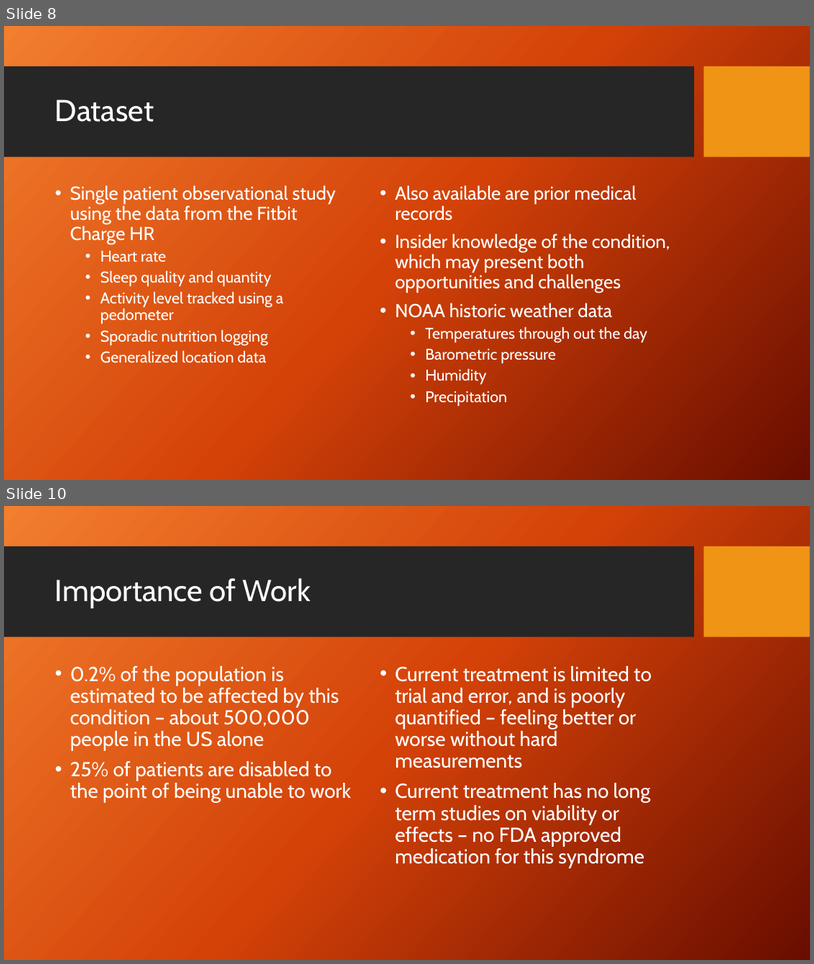
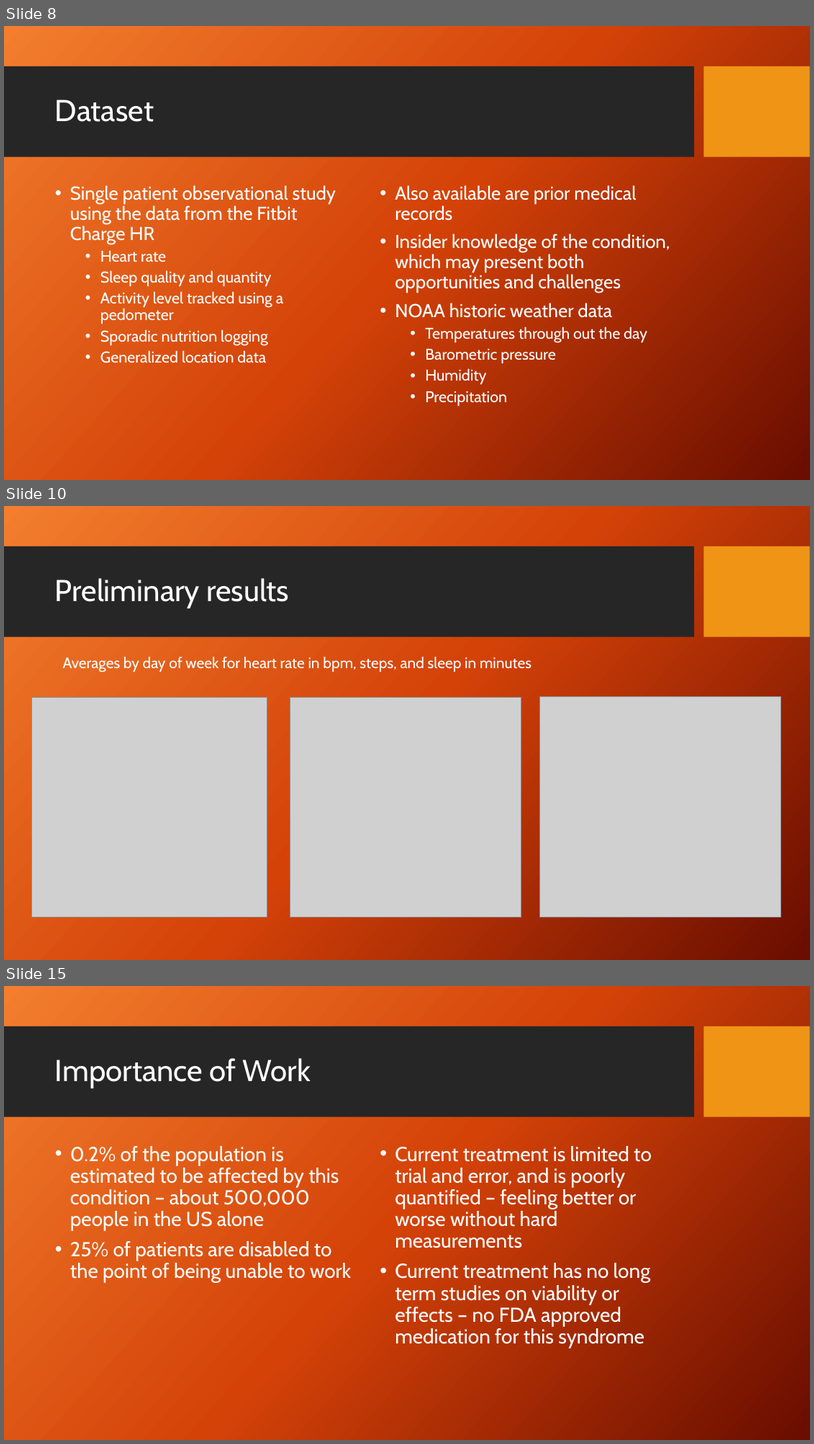
Before and after one commit to julielinx/Practicum1, a slide deck: Practicum 1 presentation.pptx. Shown one above the other, each under a label of ours: slides 8 and 10 before the commit, slides 8, 10 and 15 after it; the slides between them are not shown. The pictures are 814x964 and 814x1444 pixels, drawn with LibreOffice and Linux fonts; fonts in the diff are those of the drawing; grey boxes stand for pictures; background and template pictures are left out. Boxes give left, top, right and bottom in pixels: in the first picture for what was removed or moved away, otherwise in the second. Text is boxed around its words. In the diff, an @@ line names an element or a change of style, - is before the commit and + after.

```diff
--- a/Practicum 1 presentation.pptx
+++ b/Practicum 1 presentation.pptx
@@ slide 10 added at (x1=4, y1=506, x2=810, y2=960), background picture (left out); not listed: 2 template elements that a slide beside it also shows @@
@@ title added at (x1=55, y1=578, x2=289, y2=608), 36 pt, text #FFFFFF @@
+Preliminary results
@@ text added at (x1=63, y1=656, x2=532, y2=672), 18 pt, text #FFFFFF @@
+Averages by day of week for heart rate in bpm, steps, and sleep in minutes
@@ picture added at (x1=32, y1=698, x2=268, y2=917) @@
@@ picture added at (x1=290, y1=698, x2=521, y2=917) @@
@@ picture added at (x1=540, y1=697, x2=782, y2=917) @@
@@ what was slide 10 is now slide 15 @@
```
Also in this commit, not shown: 1 slide changed, 4 other slides added.
